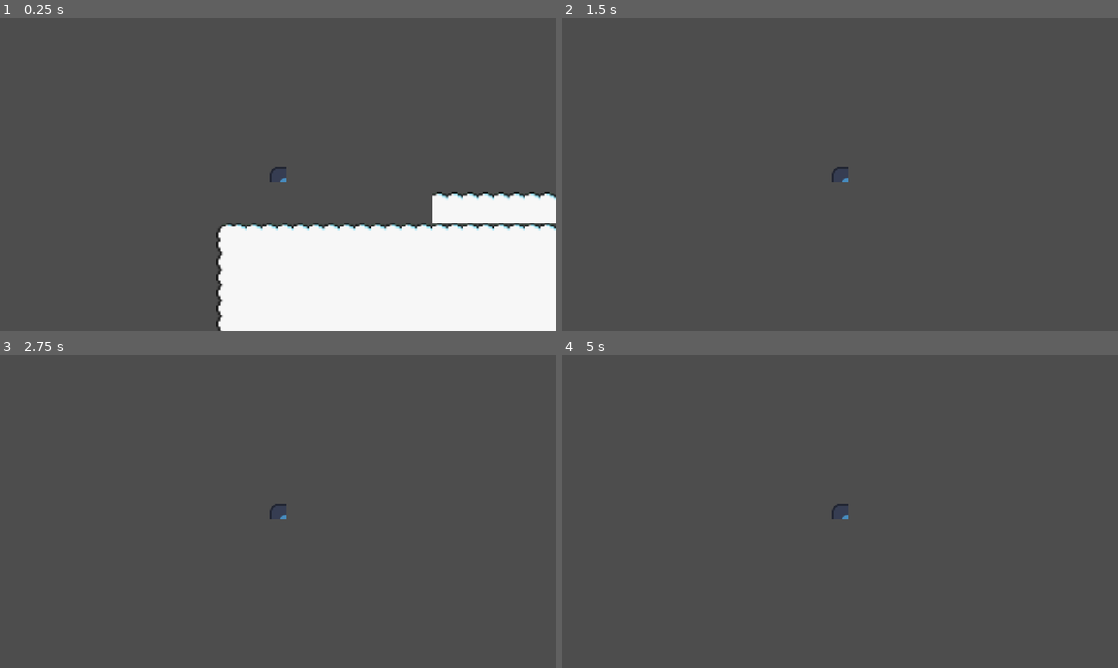
Above: before the commit, frames 1-4 (two rows, left to right).
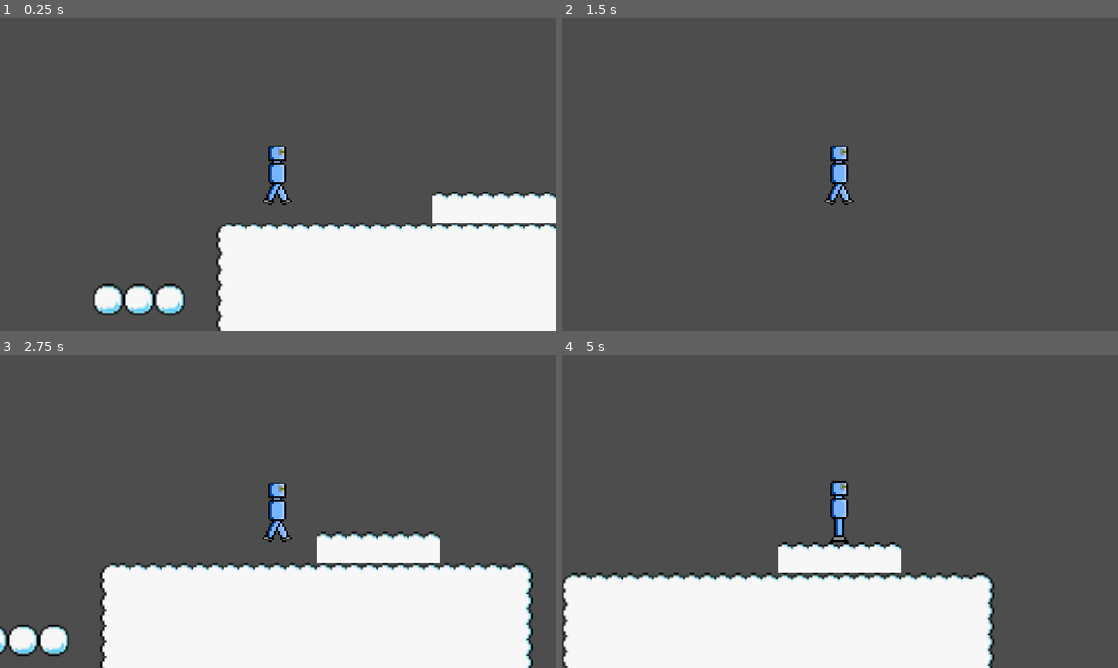
Above: after the commit, the same moments.

Repository: Milo-Griffiths/GameJam-Time
Game: Godot game, scene res://scenes/main.tscn
Two runs of this game, one before a commit and one after it. Both use one fixed random seed, a clock stepped at 60 frames per second and the inputs below. The engine's default icon, where the game draws it, is replaced by a stand-in: a white triangle on a blue panel in a dark square.
Inputs:
- Up to frame 1 (0.25 s): no input
- Up to frame 2 (1.5 s): hold Right (right) from 0.53 s (still down); tap Up (up) at 0.77 s
- Up to frame 3 (2.75 s): tap Up (up) at 1.52 s; release Right (right) at 2.03 s; hold A (left) from 2.03 s (still down)
- Up to frame 4 (5 s): release A (left) at 2.78 s; hold Right (right) 2.78-4.28 s; tap Up (up) at 3.02, 3.77, 4.52 s; hold A (left) from 4.28 s (still down)

The runs differ from the first frame. In frame 1, 1.9% of the frame differs, in the area x 16-53%, y 40-95%; in frame 2, 0.6%; in frame 3, 29%, in the area x 0-96%, y 40-100%; in frame 4, 26%.

Commit message:
Added animated player and collision with the level

Diff:
--- a/project.godot
+++ b/project.godot
@@ -23,10 +23,7 @@
 [dotnet]
 
 project/assembly_name="TimeJam"
-
-[layer_names]
-
-2d_physics/layer_1="Environment1"
+"<<<<<<<HEAD[layer_names]2d_physics/layer_1"="Environment1"
 2d_physics/layer_2="Player"
 2d_physics/layer_3="Enemies"
 2d_physics/layer_4="Objects"
@@ -58,6 +55,14 @@
 , Object(InputEventKey,"resource_local_to_scene":false,"resource_name":"","device":-1,"window_id":0,"alt_pressed":false …(186 unchanged characters)…
 ]
 }
+
+[layer_names]
+
+2d_physics/layer_1="Environment1"
+2d_physics/layer_2="Player"
+2d_physics/layer_3="Enemies"
+2d_physics/layer_4="Objects"
+
 [physics]
 
 3d/physics_engine="Jolt Physics"
--- a/scenes/levels/Level1.tscn
+++ b/scenes/levels/Level1.tscn
@@ -5643,9 +5643,13 @@
 92:59/0 = 0
 93:59/0 = 0
 0:60/0 = 0
+0:60/0/physics_layer_0/polygon_0/points = PackedVector2Array(-8, -8, 8, -8, 8, 8, -8, 8)
 1:60/0 = 0
+1:60/0/physics_layer_0/polygon_0/points = PackedVector2Array(-8, -8, 8, -8, 8, 8, -8, 8)
 2:60/0 = 0
+2:60/0/physics_layer_0/polygon_0/points = PackedVector2Array(-8, -8, 8, -8, 8, 8, -8, 8)
 3:60/0 = 0
+3:60/0/physics_layer_0/polygon_0/points = PackedVector2Array(-8, -8, 8, -8, 8, 8, -8, 8)
 4:60/0 = 0
 5:60/0 = 0
 6:60/0 = 0
@@ -5737,9 +5741,13 @@
 92:60/0 = 0
 93:60/0 = 0
 0:61/0 = 0
+0:61/0/physics_layer_0/polygon_0/points = PackedVector2Array(-8, -8, 8, -8, 8, 8, -8, 8)
 1:61/0 = 0
+1:61/0/physics_layer_0/polygon_0/points = PackedVector2Array(-8, -8, 8, -8, 8, 8, -8, 8)
 2:61/0 = 0
+2:61/0/physics_layer_0/polygon_0/points = PackedVector2Array(-8, -8, 8, -8, 8, 8, -8, 8)
 3:61/0 = 0
+3:61/0/physics_layer_0/polygon_0/points = PackedVector2Array(-8, -8, 8, -8, 8, 8, -8, 8)
 4:61/0 = 0
 5:61/0 = 0
 6:61/0 = 0
@@ -5831,9 +5839,13 @@
 92:61/0 = 0
 93:61/0 = 0
 0:62/0 = 0
+0:62/0/physics_layer_0/polygon_0/points = PackedVector2Array(-8, -8, 8, -8, 8, 8, -8, 8)
 1:62/0 = 0
+1:62/0/physics_layer_0/polygon_0/points = PackedVector2Array(-8, -8, 8, -8, 8, 8, -8, 8)
 2:62/0 = 0
+2:62/0/physics_layer_0/polygon_0/points = PackedVector2Array(-8, -8, 8, -8, 8, 8, -8, 8)
 3:62/0 = 0
+3:62/0/physics_layer_0/polygon_0/points = PackedVector2Array(-8, -8, 8, -8, 8, 8, -8, 8)
 4:62/0 = 0
 5:62/0 = 0
 6:62/0 = 0
@@ -5925,9 +5937,13 @@
 92:62/0 = 0
 93:62/0 = 0
 0:63/0 = 0
+0:63/0/physics_layer_0/polygon_0/points = PackedVector2Array(-8, -8, 8, -8, 8, 8, -8, 8)
 1:63/0 = 0
+1:63/0/physics_layer_0/polygon_0/points = PackedVector2Array(-8, -8, 8, -8, 8, 8, -8, 8)
 2:63/0 = 0
+2:63/0/physics_layer_0/polygon_0/points = PackedVector2Array(-8, -8, 8, -8, 8, 8, -8, 8)
 3:63/0 = 0
+3:63/0/physics_layer_0/polygon_0/points = PackedVector2Array(-8, -8, 8, -8, 8, 8, -8, 8)
 4:63/0 = 0
 5:63/0 = 0
 6:63/0 = 0
@@ -6865,6 +6881,7 @@
 
 [sub_resource type="TileSet" id="TileSet_sgp6g"]
 physics_layer_0/collision_layer = 1
+physics_layer_0/collision_mask = 3
 physics_layer_0/physics_material = SubResource("PhysicsMaterial_4eolq")
 sources/1 = SubResource("TileSetAtlasSource_1pwbc")
 
@@ -6872,5 +6889,5 @@
 
 [node name="TileMapLayer" type="TileMapLayer" parent="." unique_id=839952174]
 scale = Vector2(4, 4)
-tile_map_data = PackedByteArray("AAAEAAMAAQABAD0AAAAFAAMAAQA …(1119 unchanged characters)… ABADwAAAAHAAEAAQABADwAAAAIAAEAAQABADwAAAA=")
+tile_map_data = PackedByteArray("AAAEAAMAAQABAD0AAAAFAAMAAQA …(1119 unchanged characters)… ABADwAAAAHAAEAAQABADwAAAAIAAEAAQABADwAAAD8/wQAAQADAD8AAAD7/wQAAQADAD8AAAD6/wQAAQADAD8AAAA=")
 tile_set = SubResource("TileSet_sgp6g")
--- a/scenes/main.tscn
+++ b/scenes/main.tscn
@@ -8,4 +8,5 @@
 [node name="Level1" parent="." unique_id=1332319202 instance=ExtResource("1_o5qli")]
 
 [node name="player" parent="." unique_id=1097559639 instance=ExtResource("2_0wfyh")]
-collision_layer = 2
+texture_filter = 1
+scale = Vector2(4, 4)
--- a/scenes/player.tscn
+++ b/scenes/player.tscn
@@ -1,7 +1,8 @@
 [gd_scene format=3 uid="uid://d2cqe4xbq701h"]
 
 [ext_resource type="Texture2D" uid="uid://rx6shysrh1ml" path="res://icon.svg" id="1_3vyb7"]
-[ext_resource type="Script" uid="uid://dsw5u2roqe50o" path="res://scenes/player.gd" id="1_g2els"]
+[ext_resource type="Script" uid="uid://dsw5u2roqe50o" path="res://scripts/player.gd" id="1_g2els"]
+[ext_resource type="Texture2D" uid="uid://vt86c51c1lvr" path="res://assets/player/player.png" id="3_qhqgy"]
 
 [sub_resource type="AtlasTexture" id="AtlasTexture_g2els"]
 atlas = ExtResource("1_3vyb7")
@@ -67,6 +68,30 @@
 atlas = ExtResource("1_3vyb7")
 region = Rect2(96, 96, 32, 32)
 
+[sub_resource type="AtlasTexture" id="AtlasTexture_fulsm"]
+atlas = ExtResource("3_qhqgy")
+region = Rect2(0, 0, 32, 32)
+
+[sub_resource type="AtlasTexture" id="AtlasTexture_4r5pv"]
+atlas = ExtResource("3_qhqgy")
+region = Rect2(32, 0, 32, 32)
+
+[sub_resource type="AtlasTexture" id="AtlasTexture_60mlk"]
+atlas = ExtResource("3_qhqgy")
+region = Rect2(0, 32, 32, 32)
+
+[sub_resource type="AtlasTexture" id="AtlasTexture_i4ail"]
+atlas = ExtResource("3_qhqgy")
+region = Rect2(0, 0, 32, 32)
+
+[sub_resource type="AtlasTexture" id="AtlasTexture_a38lo"]
+atlas = ExtResource("3_qhqgy")
+region = Rect2(32, 0, 32, 32)
+
+[sub_resource type="AtlasTexture" id="AtlasTexture_4ni07"]
+atlas = ExtResource("3_qhqgy")
+region = Rect2(0, 32, 32, 32)
+
 [sub_resource type="SpriteFrames" id="SpriteFrames_t1b08"]
 animations = [{
 "frames": [{
@@ -117,24 +142,50 @@
 }, {
 "duration": 1.0,
 "texture": SubResource("AtlasTexture_qfm1y")
+}, {
+"duration": 1.0,
+"texture": SubResource("AtlasTexture_fulsm")
+}, {
+"duration": 1.0,
+"texture": SubResource("AtlasTexture_4r5pv")
+}, {
+"duration": 1.0,
+"texture": SubResource("AtlasTexture_60mlk")
 }],
 "loop": 1,
 "name": &"default",
 "speed": 5.0
+}, {
+"frames": [{
+"duration": 1.0,
+"texture": SubResource("AtlasTexture_i4ail")
+}, {
+"duration": 1.0,
+"texture": SubResource("AtlasTexture_a38lo")
+}, {
+"duration": 1.0,
+"texture": SubResource("AtlasTexture_4ni07")
+}],
+"loop": 2,
+"name": &"walk",
+"speed": 5.0
 }]
 
 [sub_resource type="RectangleShape2D" id="RectangleShape2D_t1b08"]
-size = Vector2(32, 32)
+size = Vector2(9, 32)
 
 [node name="player" type="CharacterBody2D" unique_id=1097559639]
 collision_layer = 2
 script = ExtResource("1_g2els")
 
 [node name="AnimatedSprite2D" type="AnimatedSprite2D" parent="." unique_id=652721386]
+texture_filter = 1
 sprite_frames = SubResource("SpriteFrames_t1b08")
-frame_progress = 0.6534787
+animation = &"walk"
+autoplay = "walk"
 
 [node name="CollisionShape2D" type="CollisionShape2D" parent="." unique_id=490317715]
+position = Vector2(-0.5, 0)
 shape = SubResource("RectangleShape2D_t1b08")
 
 [node name="Camera2D" type="Camera2D" parent="." unique_id=980265435]
--- a/scripts/player.gd
+++ b/scripts/player.gd
@@ -2,7 +2,7 @@
 
 
 const SPEED = 300.0
-const JUMP_VELOCITY = -400.0
+const JUMP_VELOCITY = -800.0
 
 
 
Renamed: assets/player.png -> assets/player/player.png
Not shown, changed: assets/player/player.png.import
